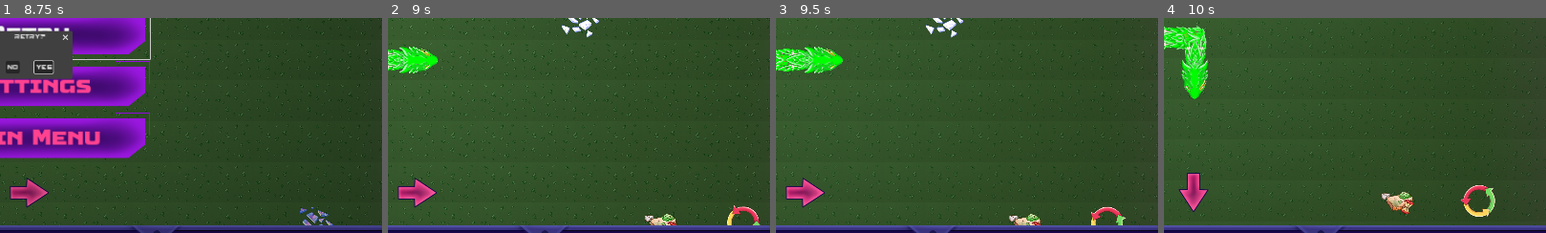
Above: before the commit, frames 1-4 (left to right).
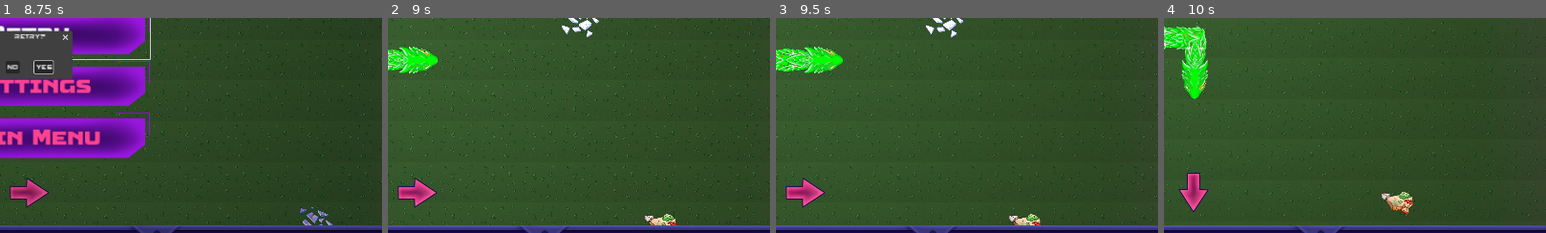
Above: after the commit, the same moments.

Repository: istamarahsan/s3rpent
Game: Godot game, scene res://root.tscn
Two runs of this game, one before a commit and one after it. Both use one fixed random seed, a clock stepped at 60 frames per second and the inputs below.
Inputs (mouse positions are % of the whole screen's width and height, from its top left):
- Up to frame 1 (8.75 s): hold Right (ui_right) 0.53-1.28 s; tap Enter at 1.25, 5 s; hold Down (ui_down) 1.28-2.03 s; tap Space at 2 s; hold Right (ui_right) 2.03-2.78 s; hold Up (ui_up) 2.78-3.53 s; hold Left (ui_left) 3.53-4.25 s; click (50, 70) at 4.25 s; hold Left (ui_left) 5.03-5.75 s; click (95, 9) at 5.75 s; click "Retry" at 6.5 s; click "Retry" at 7.25 s; click "Retry" at 8 s
- Up to frame 2 (9 s): click "Yes" at 8.75 s
- Up to frame 3 (9.5 s): no input
- Up to frame 4 (10 s): hold Down (ui_down) from 9.53 s (still down)
The pictures show only the part of the screen within x 46-96%, y 40-90%; the shares and areas given below are measured in that part.

Frame 1 is identical in both runs. In frame 2, 0.3% of the frame differs, in the area x 88-98%, y 87-97%; in frame 3, 0.3%; in frame 4, 0.6%, in the area x 77-87%, y 77-93%.

Commit message:
fixed objects overlapping

Diff:
--- a/cybersnake/cybersnake_game.gd
+++ b/cybersnake/cybersnake_game.gd
@@ -59,7 +59,7 @@
 	var availables = _position_space().filter(
 			func(pos):
 				return pos not in food_states.map(
-					func(state): state.position
+					func(state): return state.position
 					) and pos != snake_state.head and pos not in snake_state.tail
 				)
 	for i in range(config.powerups_cap):
@@ -161,7 +161,7 @@
 		var availables = _position_space().filter(
 			func(pos):
 				return pos not in food_states.map(
-					func(state): state.position
+					func(state): return state.position
 					) and pos != snake_state.head and pos not in snake_state.tail
 				)
 		for powerup_state in powerup_states:
